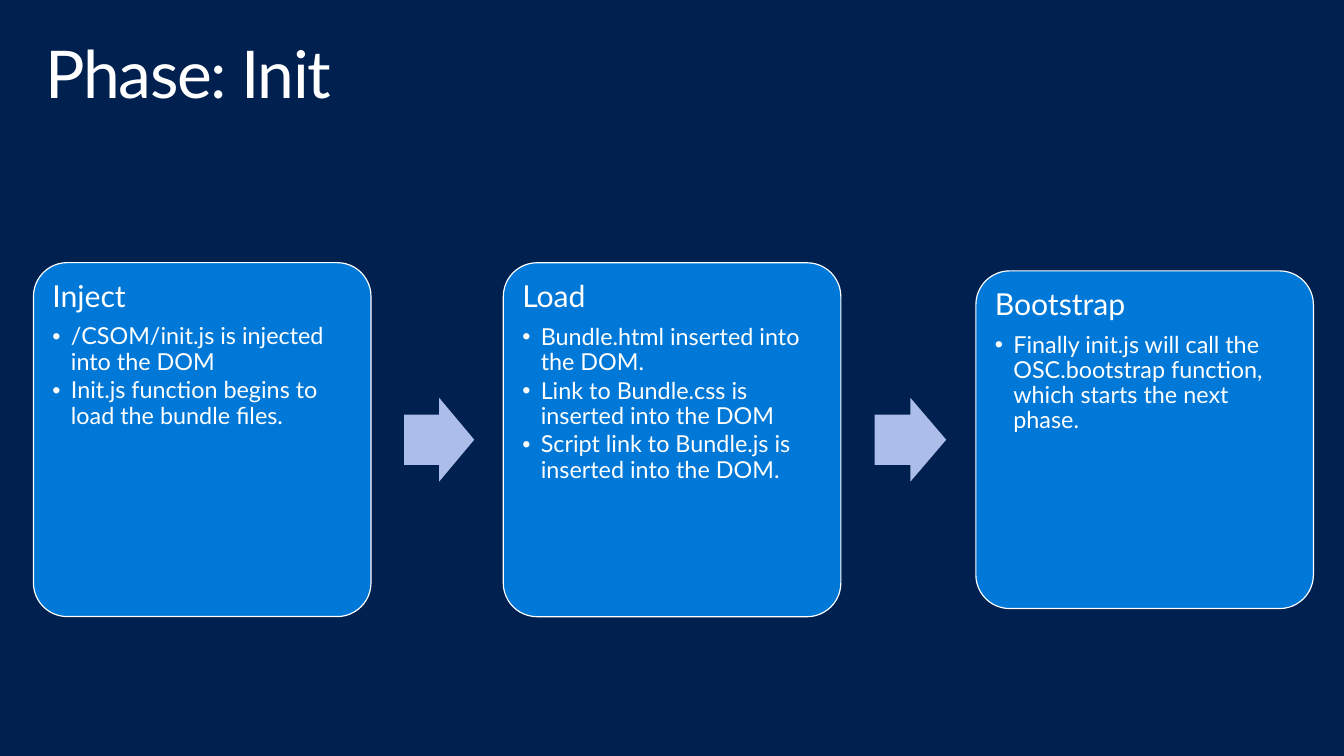
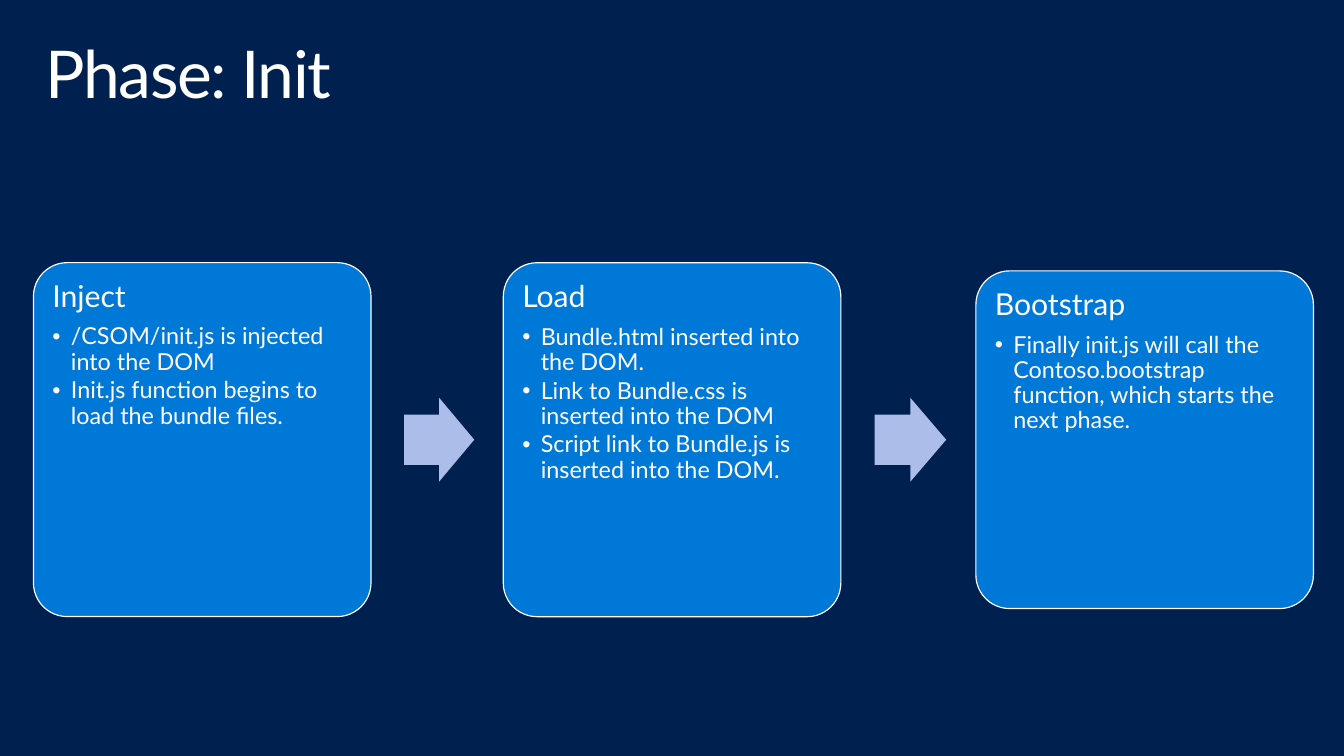
Before and after one commit to dhruvb14/SPFramework, a slide deck: slide 5 of Introduction.pptx. Drawn at 1344x756 pixels with LibreOffice and Linux fonts; fonts in the diff are those of the drawing; background and template pictures are left out. Boxes give left, top, right and bottom in pixels: in the first picture for what was removed or moved away, otherwise in the second. Text is boxed around its words. In the diff, an @@ line names an element or a change of style, - is before the commit and + after.

```diff
--- a/Introduction.pptx
+++ b/Introduction.pptx
@@ text at [1013,335,1274,432]: text changed @@
-  • Finally init.js will call the OSC.bootstrap function, which starts the next phase.
+  • Finally init.js will call the Contoso.bootstrap function, which starts the next phase.
```
Also in this commit, not shown: 1 other slide changed, 30 other files.
